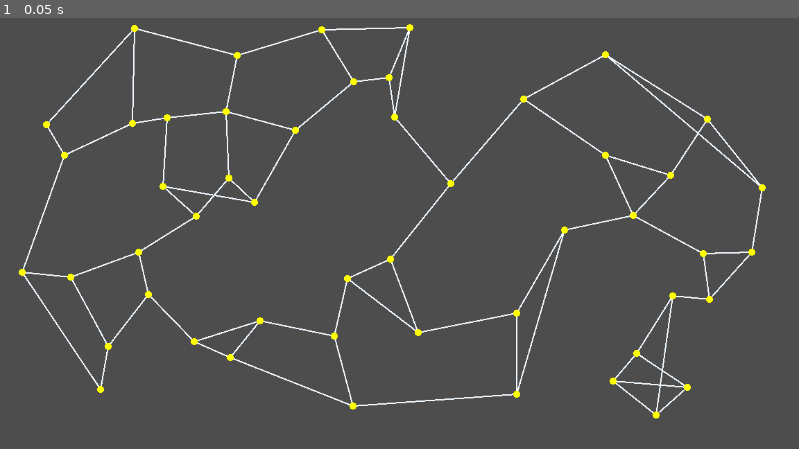
Above: before the commit, frame 1.
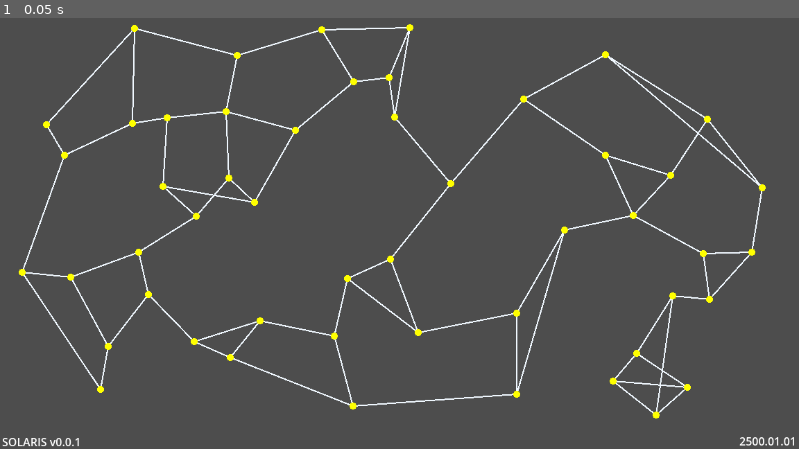
Above: after the commit, the same moment.

Repository: wrxme/Solaris
Game: Godot game, scene res://assets/scenes/game.tscn
The game is run twice, just before and just after one commit, with the same random seed, the same clock (stepped at 60 frames per second) and the same inputs.
Inputs:
- Up to frame 1 (0.05 s): no input

The runs differ from the first frame. In frame 1, 0.2% of the frame differs, in the area x 0-100%, y 97-100%.

Commit message:
added game timer
press space to play/pause

360 days per year
30 days per month
12 days per year

Diff:
--- a/assets/scenes/game.tscn
+++ b/assets/scenes/game.tscn
@@ -5,3 +5,26 @@
 [node name="Game" type="Node2D"]
 script = ExtResource("1_cb66b")
 number_of_stars = 50
+
+[node name="UI" type="Control" parent="."]
+layout_mode = 3
+anchors_preset = 0
+offset_right = 40.0
+offset_bottom = 40.0
+
+[node name="Label" type="Label" parent="UI"]
+layout_mode = 0
+offset_left = 3.0
+offset_top = 626.0
+offset_right = 117.0
+offset_bottom = 649.0
+text = "SOLARIS v0.0.1"
+
+[node name="Time" type="Label" parent="UI"]
+layout_mode = 0
+offset_left = 1034.0
+offset_top = 625.0
+offset_right = 1148.0
+offset_bottom = 648.0
+text = "00/00/0000"
+horizontal_alignment = 2
--- a/project.godot
+++ b/project.godot
@@ -15,6 +15,14 @@
 config/features=PackedStringArray("4.5", "GL Compatibility")
 config/icon="res://assets/icon.svg"
 
+[input]
+
+pause={
+"deadzone": 0.2,
+"events": [Object(InputEventKey,"resource_local_to_scene":false,"resource_name":"","device":-1,"window_id":0,"alt_pressed":false,"shift_pressed":false,"ctrl_pressed":false,"meta_pressed":false,"pressed":false,"keycode":0,"physical_keycode":32,"key_label":0,"unicode":32,"location":0,"echo":false,"script":null)
+]
+}
+
 [rendering]
 
 renderer/rendering_method="gl_compatibility"
--- a/scripts/game_manager.gd
+++ b/scripts/game_manager.gd
@@ -8,18 +8,33 @@
 @export var star_color : Color = Color.YELLOW
 @export var link_color : Color = Color.ALICE_BLUE
 
+@onready var time_txt = $UI/Time
 
 var galaxy : Galaxy
+var game_timer : GameTimer
+var input : InputManager
+
+var is_paused : bool = true
 
 # automatically called by Godot on start :)
 func _ready() -> void:
-	var g = Galaxy.new()
-	add_child(g)
-	galaxy = g
+	# create input manger
+	input = InputManager.new()
+	input.pressed_pause.connect(on_pause_pressed)
+	add_child(input)
 
+	# create time controller
+	game_timer = GameTimer.new()
+	add_child(game_timer)
+	game_timer.initialize(time_txt)
+
+	# generate galaxy
+	galaxy = Galaxy.new()
+	add_child(galaxy)
 	var g_size = Vector4i(galaxy_x_bounds[0],galaxy_x_bounds[1],galaxy_y_bounds[0],galaxy_y_bounds[1])
 	galaxy.generate_galaxy(number_of_stars, g_size)
 
+	# render
 	queue_redraw()
 
 # draw all of the graphics
@@ -29,3 +44,8 @@
 		draw_line(c[0].position,c[1].position,link_color,2.0)
 	for s in galaxy.systems:
 		draw_circle(s.position,5,star_color,true)
+
+func on_pause_pressed() -> void:
+	is_paused = !is_paused
+
+	game_timer.handle_pause(is_paused)
--- /dev/null
+++ b/scripts/input_manager.gd
@@ -0,0 +1,9 @@
+extends Node
+class_name InputManager
+
+signal pressed_pause
+
+func _unhandled_key_input(event: InputEvent) -> void:
+	if event.is_action_pressed("pause"):
+		pressed_pause.emit()
+		return
--- /dev/null
+++ b/scripts/time_controller.gd
@@ -0,0 +1,62 @@
+# time_controller.gd
+extends Node
+class_name GameTimer
+
+@export var start_time : int = 0
+var speed_factor : float = 1.0
+
+var is_timer_running : bool = false
+var time : int = 0
+var year : int = 0
+var month : int = 0
+var day : int = 0
+
+var ui : Label
+
+func initialize(time_txt : Label = null):
+	time = start_time
+
+	@warning_ignore("integer_division")
+	year = (time / 360) + 2500
+	var days_left_in_year : int = time % 360
+
+	@warning_ignore("integer_division")
+	month = (days_left_in_year / 30) + 1
+	day = (days_left_in_year % 30) + 1
+
+	if time_txt:
+		ui = time_txt
+		update_ui()
+
+var timer : float = 0.0
+func _process(delta: float):
+	if !is_timer_running:
+		return
+
+	timer += delta
+
+	var interval : float = 1.0 / max(speed_factor, 0.001)
+
+	if timer >= interval:
+		time += 1
+		timer -= interval
+		tick()
+
+func tick():
+	@warning_ignore("integer_division")
+	year = (time / 360) + 2500
+	var days_left_in_year : int = time % 360
+
+	@warning_ignore("integer_division")
+	month = (days_left_in_year / 30) + 1
+	day = (days_left_in_year % 30) + 1
+
+	if ui:
+		update_ui()
+
+func update_ui():
+	var output = str(year) + "." + "%02d" % month + "." + "%02d" % day
+	ui.text = output
+
+func handle_pause(is_paused : bool) -> void:
+	is_timer_running = !is_paused
Not shown, added: scripts/input_manager.gd.uid
Not shown, added: scripts/time_controller.gd.uid
Renamed: union.gd -> scripts/union.gd
Renamed: union.gd.uid -> scripts/union.gd.uid
Not shown, changed: todo.txt
